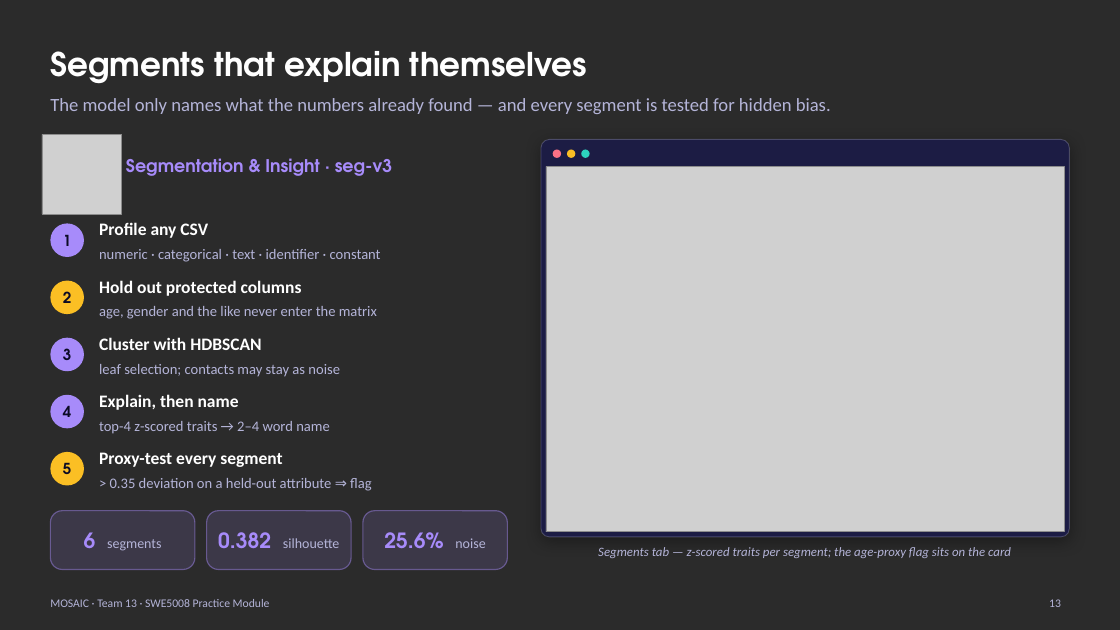
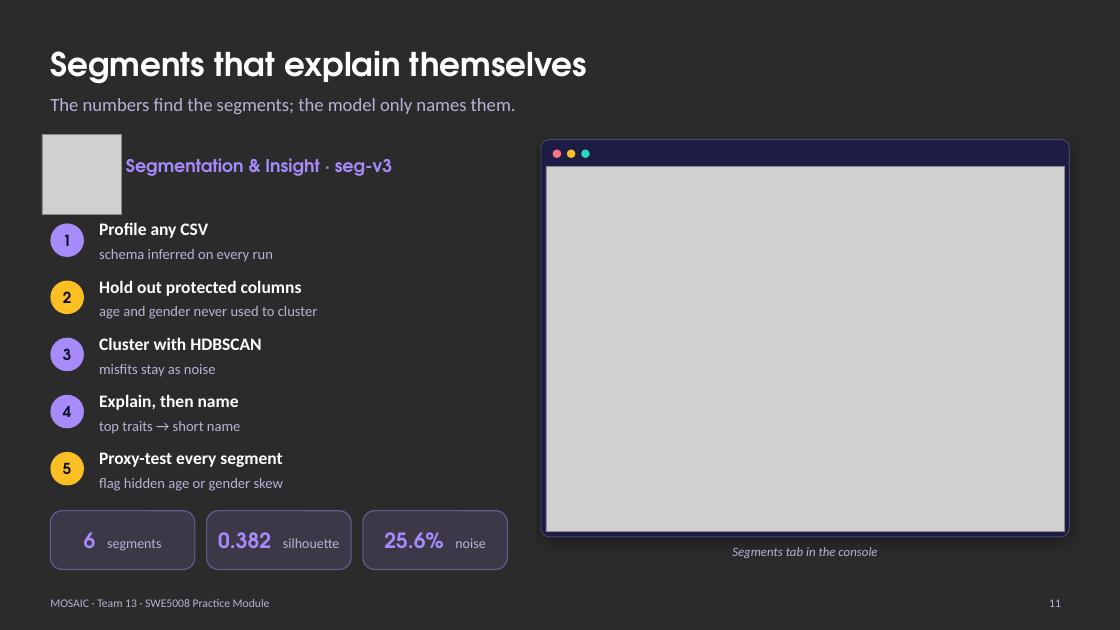
Before and after one commit to bearly-profitable/NUS-ISS-SWE5008-TEAM13-MOSAIC, a slide deck: slide 11 of docs/Team13_MOSAIC_Presentation.pptx (slide 13 before the commit). Drawn at 1120x630 pixels with LibreOffice and Linux fonts; fonts in the diff are those of the drawing; grey boxes stand for pictures; background and template pictures are left out; a plain dark background stands for a picture behind light text. Boxes give left, top, right and bottom in pixels: in the first picture for what was removed or moved away, otherwise in the second. Text is boxed around its words. In the diff, an @@ line names an element or a change of style, - is before the commit and + after.

```diff
--- a/docs/Team13_MOSAIC_Presentation.pptx
+++ b/docs/Team13_MOSAIC_Presentation.pptx
@@ text at bbox=[50, 98, 516, 114]: text changed @@
-The model only names what the numbers already found — and every segment is tested for hidden bias.
+The numbers find the segments; the model only names them.
@@ text at bbox=[99, 249, 273, 262]: text changed @@
-numeric · categorical · text · identifier · constant
+schema inferred on every run
@@ text at bbox=[99, 306, 318, 319]: text changed @@
-age, gender and the like never enter the matrix
+age and gender never used to cluster
@@ text at bbox=[99, 364, 216, 377]: text changed @@
-leaf selection; contacts may stay as noise
+misfits stay as noise
@@ text at bbox=[99, 421, 241, 434]: text changed @@
-top-4 z-scored traits → 2–4 word name
+top traits → short name
@@ text at bbox=[99, 478, 283, 491]: text changed @@
-> 0.35 deviation on a held-out attribute ⇒ flag
+flag hidden age or gender skew
@@ text at bbox=[732, 547, 877, 558]: text changed @@
-Segments tab — z-scored traits per segment; the age-proxy flag sits on the card
+Segments tab in the console
@@ page number at bbox=[1049, 599, 1061, 607]: text changed @@
-13
+11
```
Also in this commit, not shown: 7 other slides changed, 2 slides removed, 9 other files.
